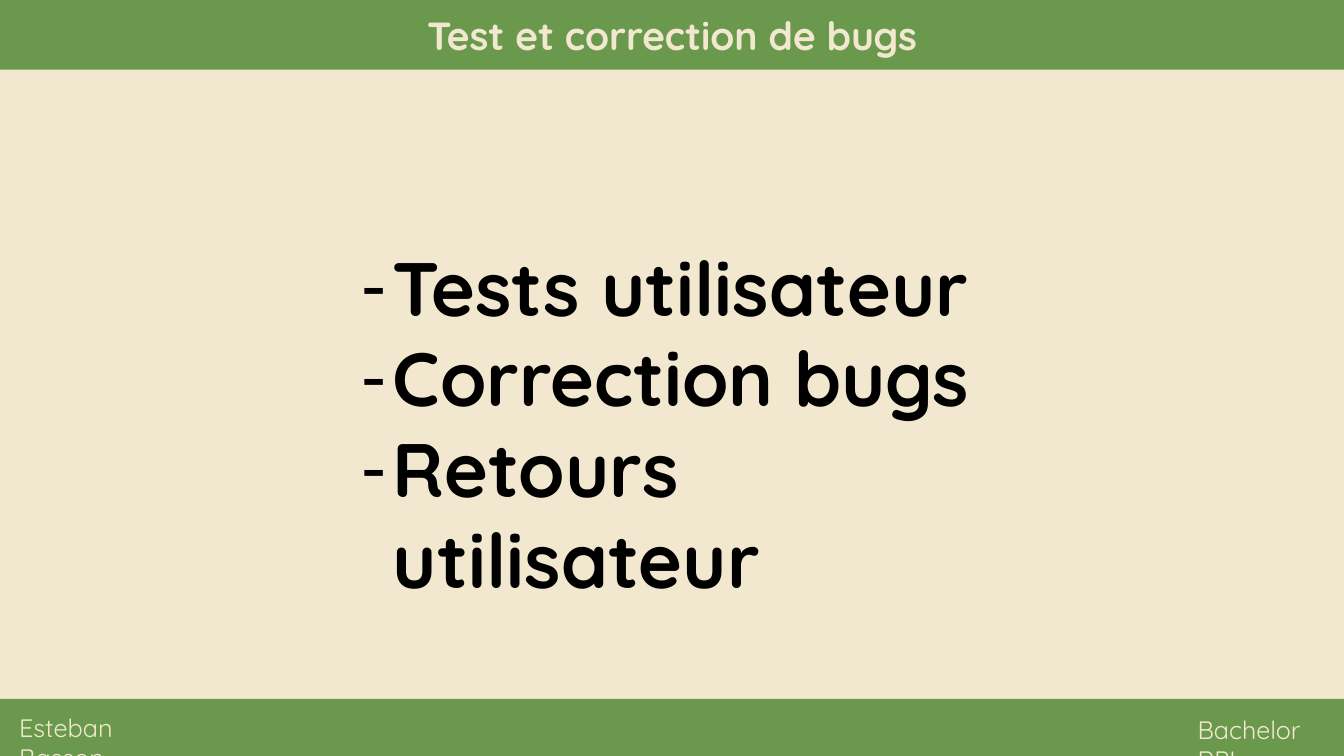
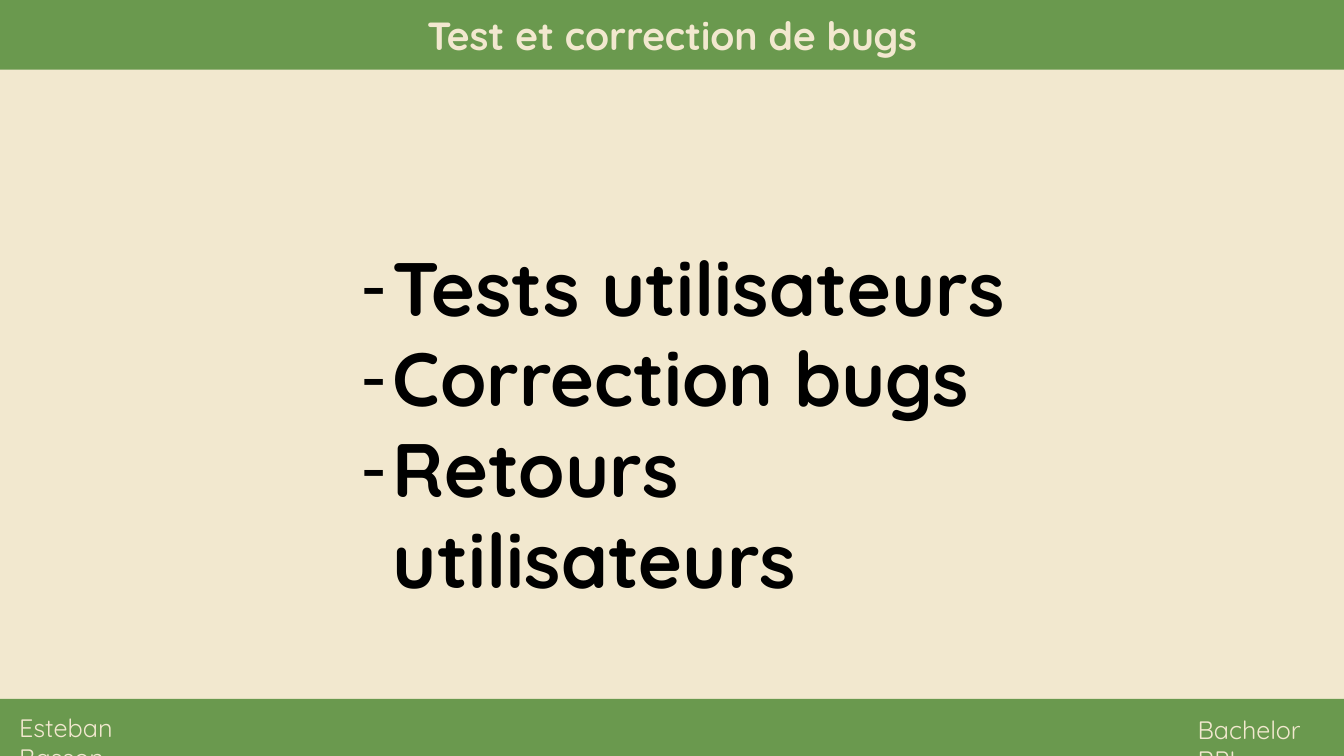
Before and after one commit to stbn1699/ShareCookbook, a slide deck: slide 6 of Annexes/Oral.pptx. Drawn at 1344x756 pixels with LibreOffice and Linux fonts; fonts in the diff are those of the drawing. Boxes give left, top, right and bottom in pixels: in the first picture for what was removed or moved away, otherwise in the second. Text is boxed around its words. In the diff, an @@ line names an element or a change of style, - is before the commit and + after.

```diff
--- a/Annexes/Oral.pptx
+++ b/Annexes/Oral.pptx
@@ text at box(393, 260, 1004, 317): text changed @@
-– Tests utilisateur
+– Tests utilisateurs
@@ text at box(393, 444, 796, 589): text changed @@
-– Retours utilisateur
+– Retours utilisateurs
```
Also in this commit, not shown: 1 other slide changed, 2 slides added, 1 other file.
